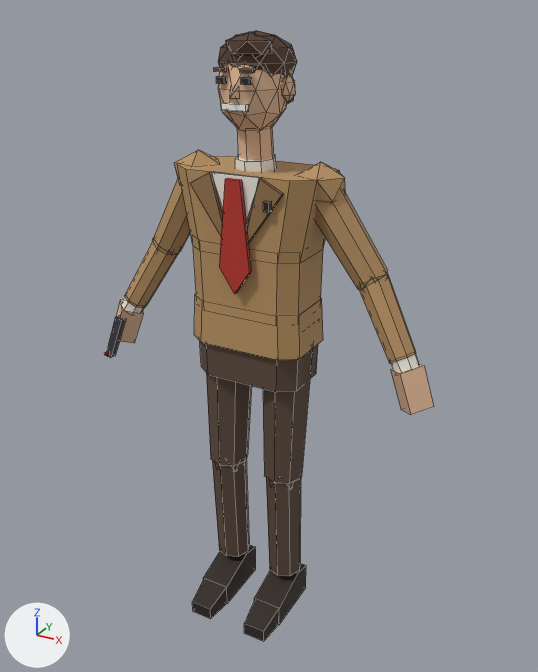
The Blender file art/dale.blend: old version first, new version second.
Camera for both pictures: a 50 mm lens placed at (1.015, -1.778, 1.851), pointed at (0.021, 0.029, 0.947). The lights are fixed; the arrows at lower left show +X, +Y and +Z. The first picture is the older version. Mesh edges are drawn as thin lines.

Script lines for the objects in view, before the commit:
```python
me_dale_body = bpy.data.meshes.new('dale_body')
me_dale_body.from_pydata(...)  # 614 vertices, 649 faces; spans x -0.55..0.55, y -0.22..0.12, z 0.0..1.8
# faces by material slot: [617, 32]
me_dale_body.materials.append(mat_body)
me_dale_body.materials.append(mat_props)
ob_dale_body = bpy.data.objects.new('dale_body', me_dale_body)
ob_dale_body.location = (0.0, 0.0, 0.0)
```
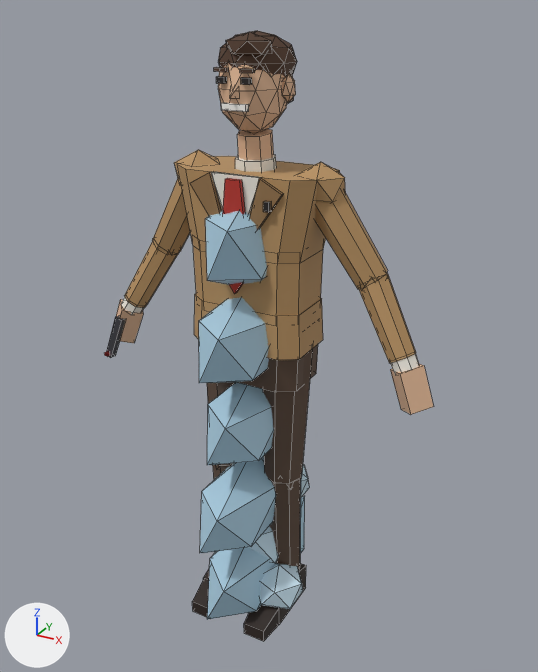
What differs and where, as boxes [x1, y1, x2, y2] in the pictures (538 x 672 px):
'fx_cold_front', added (blue)
    after: [199, 210, 305, 620]
'fx_hail', added (blue)
    after: [248, 465, 310, 609]

What changed in the scene script:
```text
Add me_fx_hail:
    me_fx_hail.from_pydata(...)  # an icosphere of 20 faces spanning x -0.125..0.125, y -0.119..0.119, z 0.124..0.376; an icosphere of 20 faces spanning x 0.04..0.2, y -0.157..-0.003, z 0.039..0.201; an icosphere of 20 faces spanning x -0.219..-0.041, y -0.035..0.135, z 0.05..0.23; an icosphere of 20 faces spanning x -0.022..0.122, y 0.052..0.188, z 0.308..0.452; an icosphere of 20 faces spanning x -0.123..0.003, y -0.19..-0.07, z 0.337..0.463
    me_fx_hail.materials.append(mat_props)
Add me_fx_cold_front:
    me_fx_cold_front.from_pydata(...)  # an icosphere of 20 faces spanning x -0.107..0.107, y -0.281..0.281, z -0.02..0.3; an icosphere of 20 faces spanning x -0.107..0.107, y -0.304..0.224, z 0.26..0.58; an icosphere of 20 faces spanning x -0.107..0.107, y -0.247..0.247, z 0.54..0.86; an icosphere of 20 faces spanning x -0.107..0.107, y -0.27..0.19, z 0.82..1.14; an icosphere of 20 faces spanning x -0.107..0.107, y -0.213..0.213, z 1.1..1.42
    me_fx_cold_front.materials.append(mat_props)
Add ob_fx_hail:
    ob_fx_hail = bpy.data.objects.new('fx_hail', me_fx_hail)
    ob_fx_hail.location = (0.0, 0.0, 0.0)
Add ob_fx_cold_front:
    ob_fx_cold_front = bpy.data.objects.new('fx_cold_front', me_fx_cold_front)
    ob_fx_cold_front.location = (0.0, 0.0, 0.0)
```
